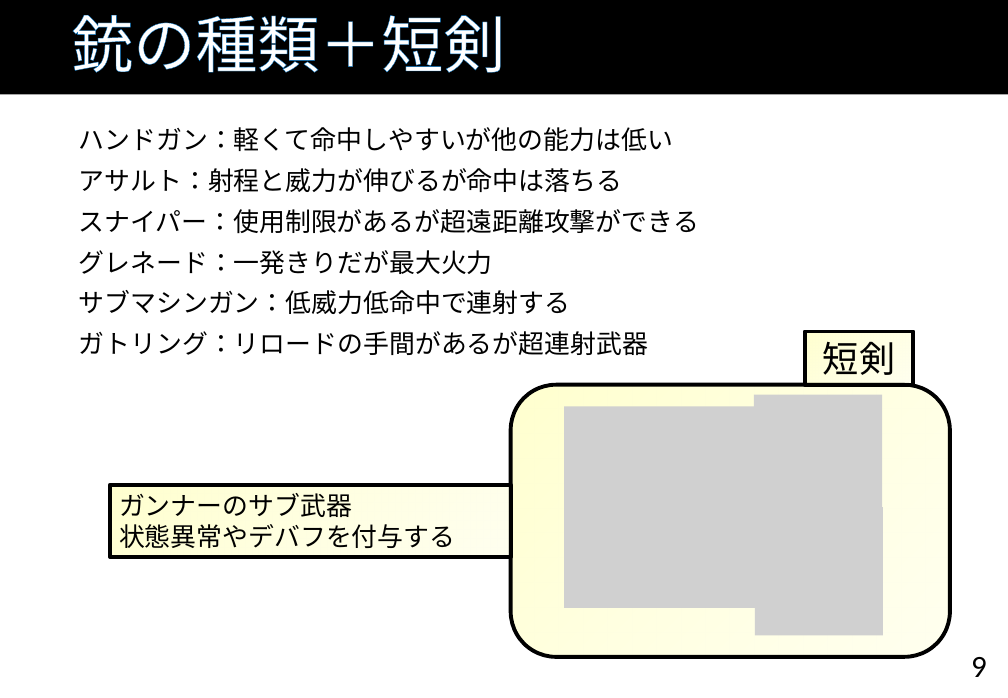
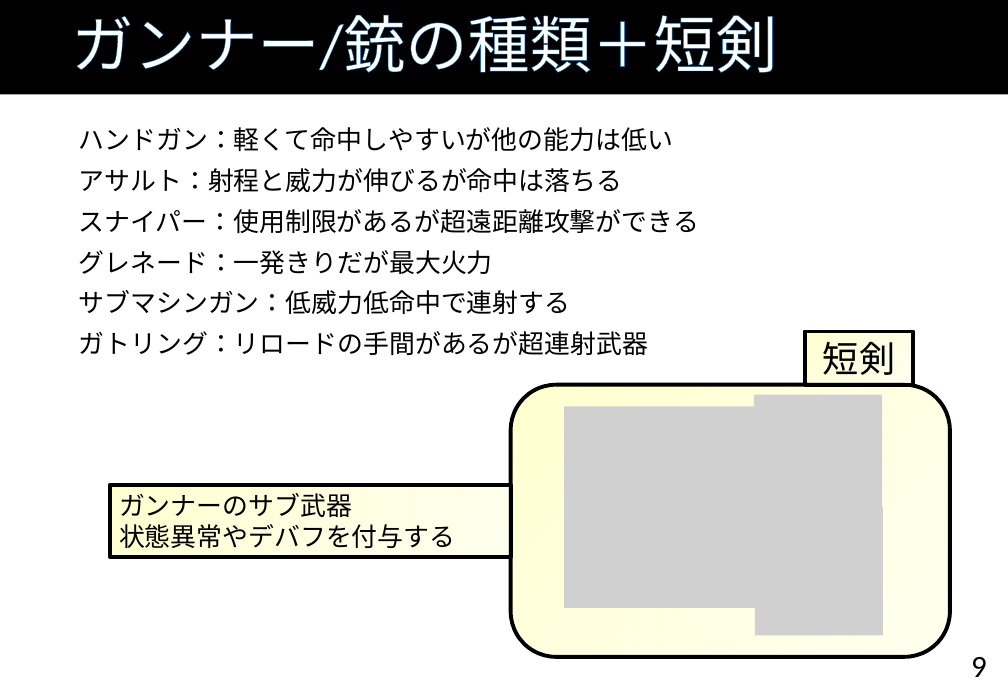
Before and after one commit to TaigaMizunuma/FreewheelExciter, a slide deck: slide 9 of Godlibrary/powerpoint/FE_proposal_ver0.5.pptx. Drawn at 1008x698 pixels with LibreOffice and Linux fonts; fonts in the diff are those of the drawing; grey boxes stand for pictures; background and template pictures are left out. Boxes give left, top, right and bottom in pixels: in the first picture for what was removed or moved away, otherwise in the second. Text is boxed around its words. In the diff, an @@ line names an element or a change of style, - is before the commit and + after.

```diff
--- a/Godlibrary/powerpoint/FE_proposal_ver0.5.pptx
+++ b/Godlibrary/powerpoint/FE_proposal_ver0.5.pptx
@@ title at [71,15,777,73]: text changed @@
-銃の種類＋短剣
+ガンナー/銃の種類＋短剣
```
Also in this commit, not shown: 14 other slides changed, 1 slide added, 5 other files.
